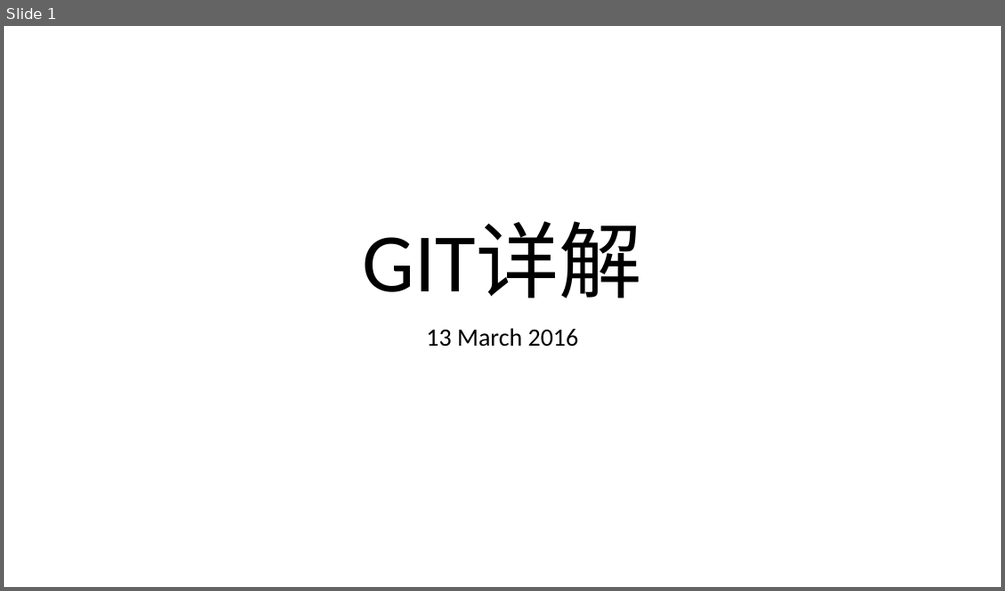
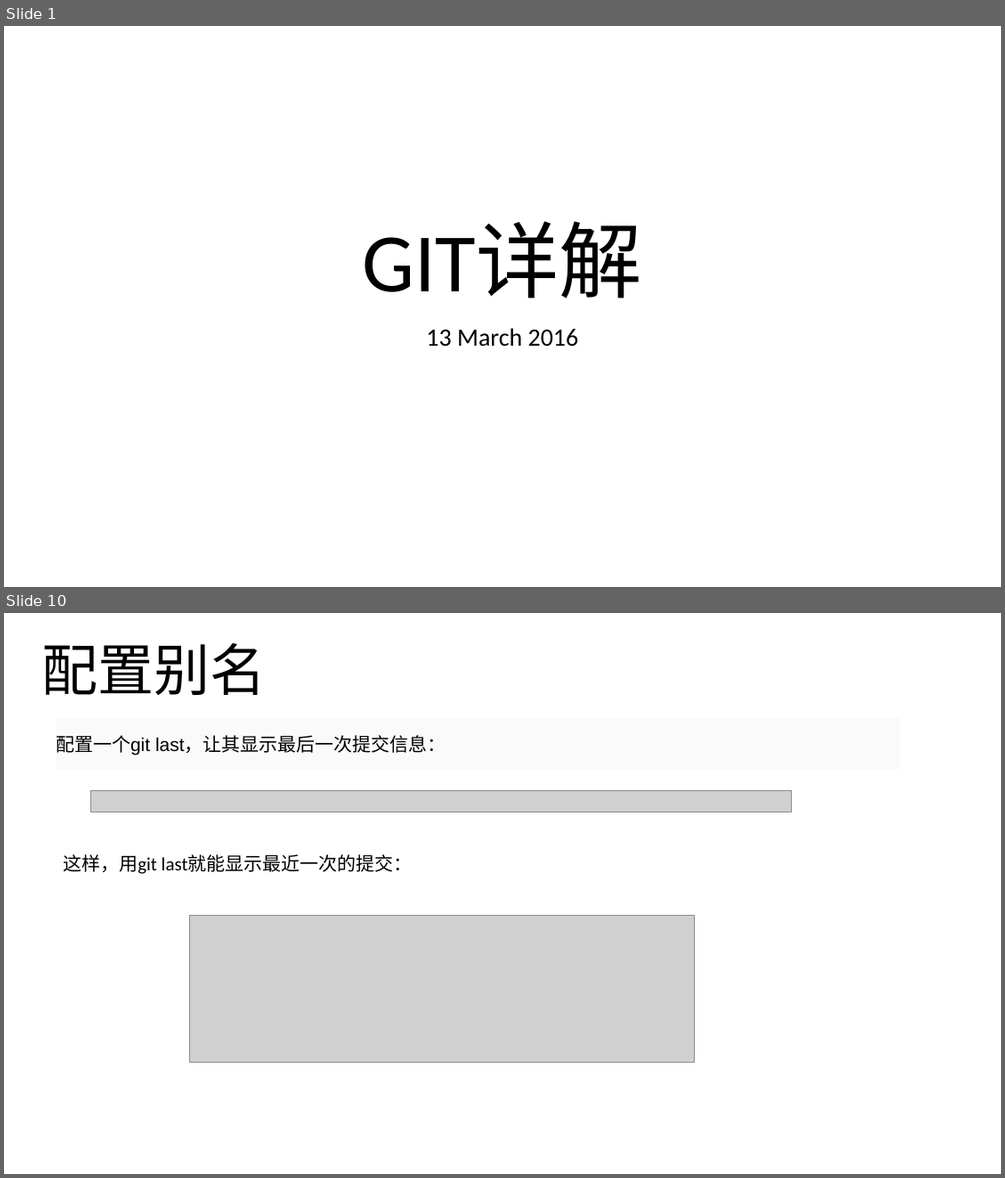
Before and after one commit to noprom/shandong, a slide deck: doc/ppt/husize.pptx. Shown one above the other, each under a label of ours: slide 1 before the commit, slides 1 and 10 after it; the slides between them are not shown. The pictures are 1005x591 and 1005x1178 pixels, drawn with LibreOffice and Linux fonts; fonts in the diff are those of the drawing; grey boxes stand for pictures. Boxes give left, top, right and bottom in pixels: in the first picture for what was removed or moved away, otherwise in the second. Text is boxed around its words. In the diff, an @@ line names an element or a change of style, - is before the commit and + after.

```diff
--- a/doc/ppt/husize.pptx
+++ b/doc/ppt/husize.pptx
@@ slide 10 added at (4, 613, 1001, 1174), background #FFFFFF @@
@@ title added at (42, 643, 267, 695), 54 pt, text #000000 @@
+配置别名
@@ subtitle added at (56, 735, 446, 755), 18 pt, text #000000 @@
+配置一个git last，让其显示最后一次提交信息：
@@ picture added at (90, 791, 793, 811) @@
@@ text added at (63, 854, 413, 874), 18 pt, text #000000 @@
+这样，用git last就能显示最近一次的提交：
@@ picture added at (189, 915, 695, 1062) @@
```
Also in this commit, not shown: 4 slides changed, 8 other slides added, 6 slides removed, 1 other file.
